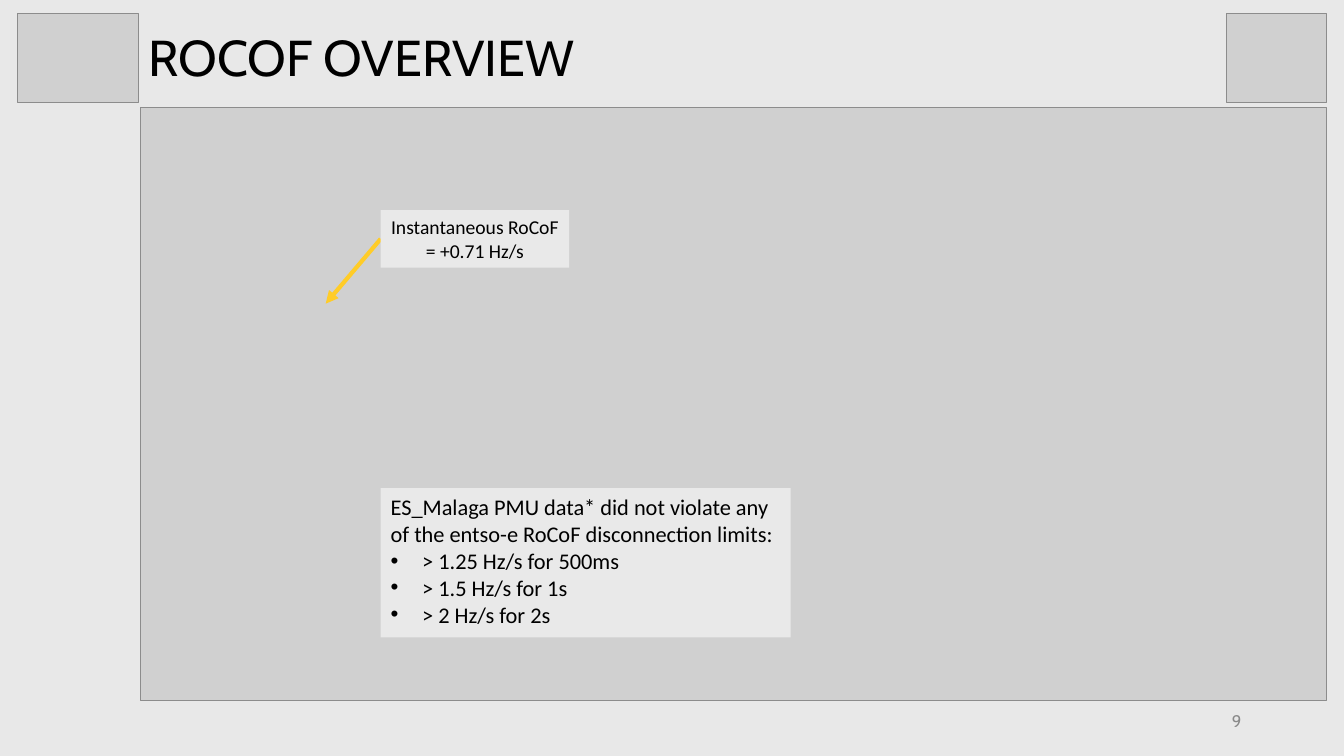
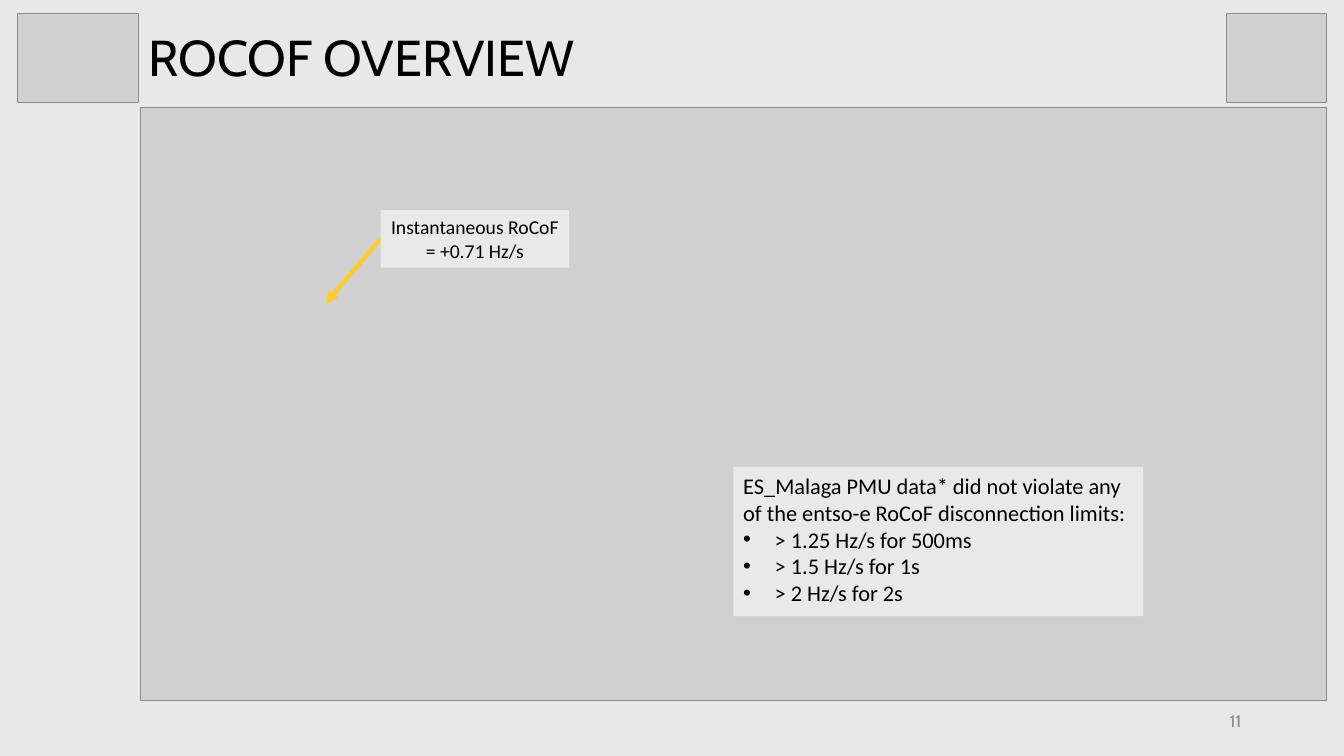
Before and after one commit to brmurray/apagon_april28, a slide deck: slide 11 of reports/Apragon_April28.pptx (slide 9 before the commit). Drawn at 1344x756 pixels with LibreOffice and Linux fonts; fonts in the diff are those of the drawing; grey boxes stand for pictures. Boxes give left, top, right and bottom in pixels: in the first picture for what was removed or moved away, otherwise in the second. Text is boxed around its words. In the diff, an @@ line names an element or a change of style, - is before the commit and + after.

```diff
--- a/reports/Apragon_April28.pptx
+++ b/reports/Apragon_April28.pptx
@@ rectangle "ES_Malaga PMU data* did not ...": place and size @@
-rectangle "ES_Malaga PMU data* did not ..." at [381,488,791,637]
+rectangle "ES_Malaga PMU data* did not ..." at [733,467,1143,616]
@@ page number at [1230,715,1242,727]: text changed @@
-9
+11
```
Also in this commit, not shown: 5 other slides changed, 4 slides added, 6 other files.
